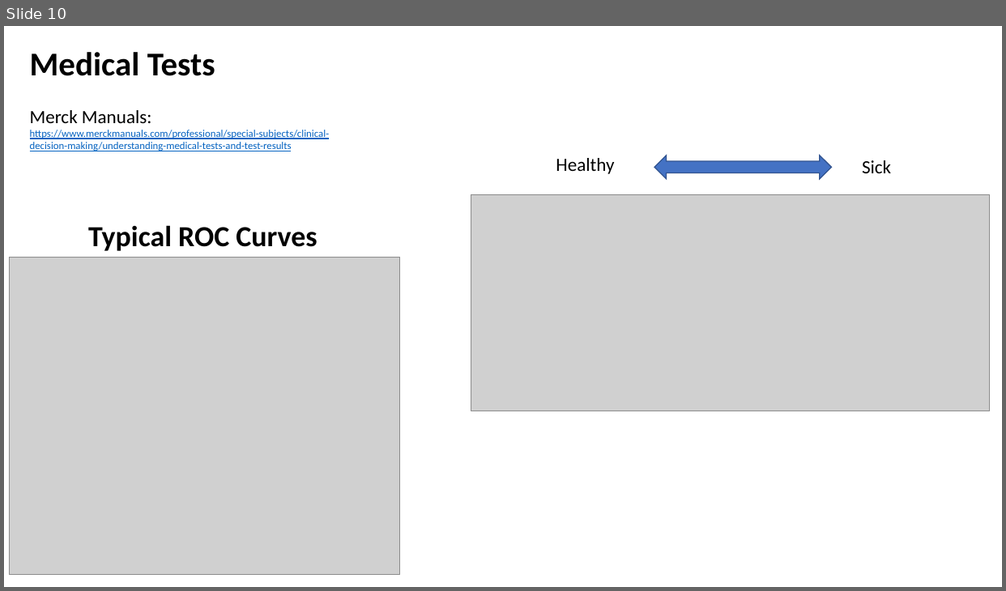
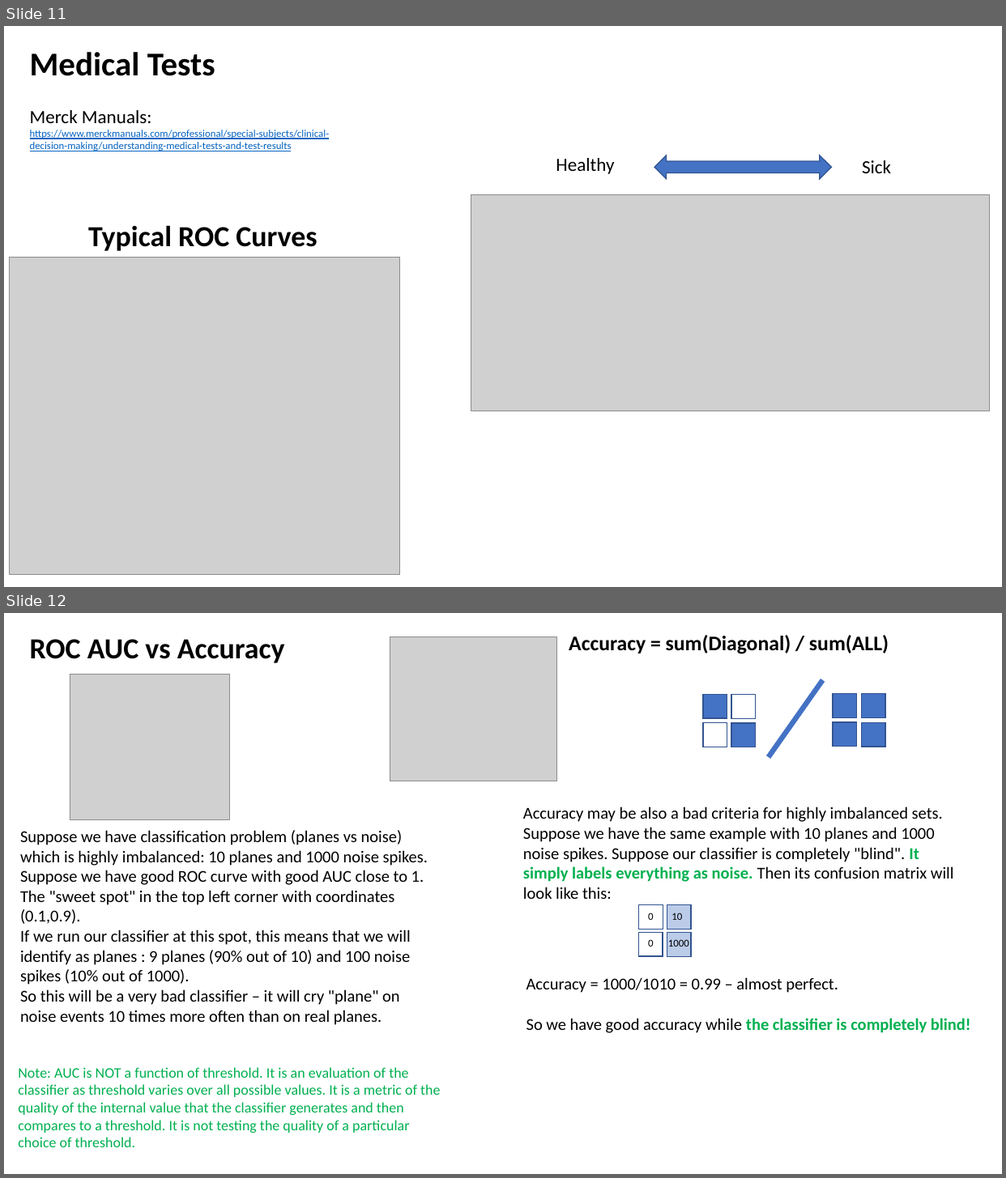
Before and after one commit to lselector/ml_ai_doc, a slide deck: ML_Precision_Recall_ROC_Confusion.pptx. Shown one above the other, each under a label of ours: slide 10 before the commit, slides 11 and 12 after it. The pictures are 1006x591 and 1006x1178 pixels, drawn with LibreOffice and Linux fonts; fonts in the diff are those of the drawing; grey boxes stand for pictures. Boxes give left, top, right and bottom in pixels: in the first picture for what was removed or moved away, otherwise in the second. Text is boxed around its words. In the diff, an @@ line names an element or a change of style, - is before the commit and + after.

```diff
--- a/ML_Precision_Recall_ROC_Confusion.pptx
+++ b/ML_Precision_Recall_ROC_Confusion.pptx
@@ slide 12 added at [4,613,1002,1174], background #FFFFFF @@
@@ text added at [569,635,889,654], 20 pt, text #000000, bold @@
+Accuracy = sum(Diagonal) / sum(ALL)
@@ text added at [30,639,285,663], 28 pt, text #000000, bold @@
+ROC AUC vs Accuracy
@@ picture added at [390,637,557,781] @@
@@ picture added at [70,674,230,820] @@
@@ line added from (823, 680) to (769, 757), #4472C4 5 pt @@
@@ rectangle added at [703,695,727,718], fill #4472C4, outline #325491 1 pt @@
@@ rectangle added at [731,695,756,718], outline #325491 1 pt @@
@@ rectangle added at [833,694,857,717], fill #4472C4, outline #325491 1 pt @@
@@ rectangle added at [861,694,885,717], fill #4472C4, outline #325491 1 pt @@
@@ rectangle added at [703,723,727,747], outline #325491 1 pt @@
@@ rectangle added at [731,723,756,747], fill #4472C4, outline #325491 1 pt @@
@@ rectangle added at [833,722,857,747], fill #4472C4, outline #325491 1 pt @@
@@ rectangle added at [861,722,885,747], fill #4472C4, outline #325491 1 pt @@
@@ text added at [523,807,954,899], 16 pt, text #000000 @@
+Accuracy may be also a bad criteria for highly imbalanced sets. Suppose we have the same example with 10 planes and 1000 noise spikes. Suppose our classifier is completely "blind". It simply labels everything as noise. Then its confusion matrix will look like this:
@@ text added at [20,830,428,1025], 16 pt, text #000000 @@
+Suppose we have classification problem (planes vs noise) which is highly imbalanced: 10 planes and 1000 noise spikes. Suppose we have good ROC curve with good AUC close to 1.
+The "sweet spot" in the top left corner with coordinates (0.1,0.9).
+If we run our classifier at this spot, this means that we will identify as planes : 9 planes (90% out of 10) and 100 noise spikes (10% out of 1000).
+So this will be a very bad classifier – it will cry "plane" on noise events 10 times more often than on real planes.
@@ rectangle added at [639,905,663,930], outline #325491 1 pt @@
@@ text added at [648,913,653,920], 10 pt, text #000000 @@
+0
@@ rectangle added at [667,905,691,930], fill #4472C4 at 36% opacity, outline #325491 1 pt @@
@@ text added at [671,913,682,920], 10 pt, text #000000 @@
+10
@@ rectangle added at [639,933,663,956], outline #325491 1 pt @@
@@ text added at [648,939,653,947], 10 pt, text #000000 @@
+0
@@ rectangle added at [667,933,691,956], fill #4472C4 at 36% opacity, outline #325491 1 pt @@
@@ text added at [668,939,689,947], 10 pt, text #000000 @@
+1000
@@ text added at [526,977,971,1033], 16 pt, text #000000 @@
+Accuracy = 1000/1010 = 0.99 – almost perfect.
+So we have good accuracy while the classifier is completely blind!
@@ text added at [18,1067,440,1148], 14 pt, text #00B050 @@
+Note: AUC is NOT a function of threshold. It is an evaluation of the classifier as threshold varies over all possible values. It is a metric of the quality of the internal value that the classifier generates and then compares to a threshold. It is not testing the quality of a particular choice of threshold.
@@ what was slide 10 is now slide 11 @@
```
Also in this commit, not shown: 1 other slide added.
